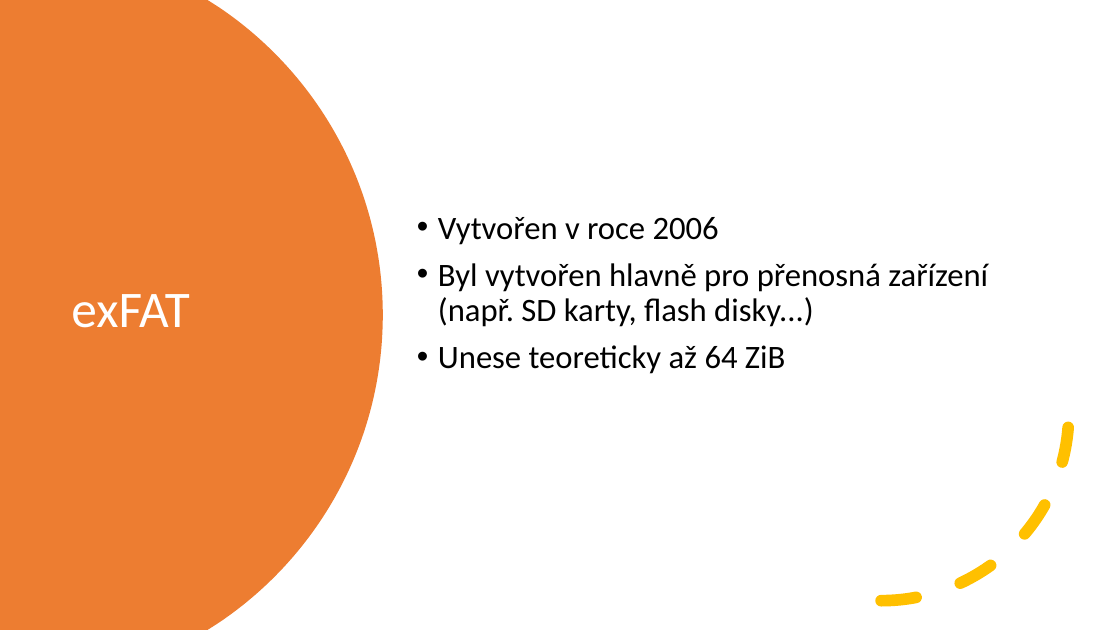
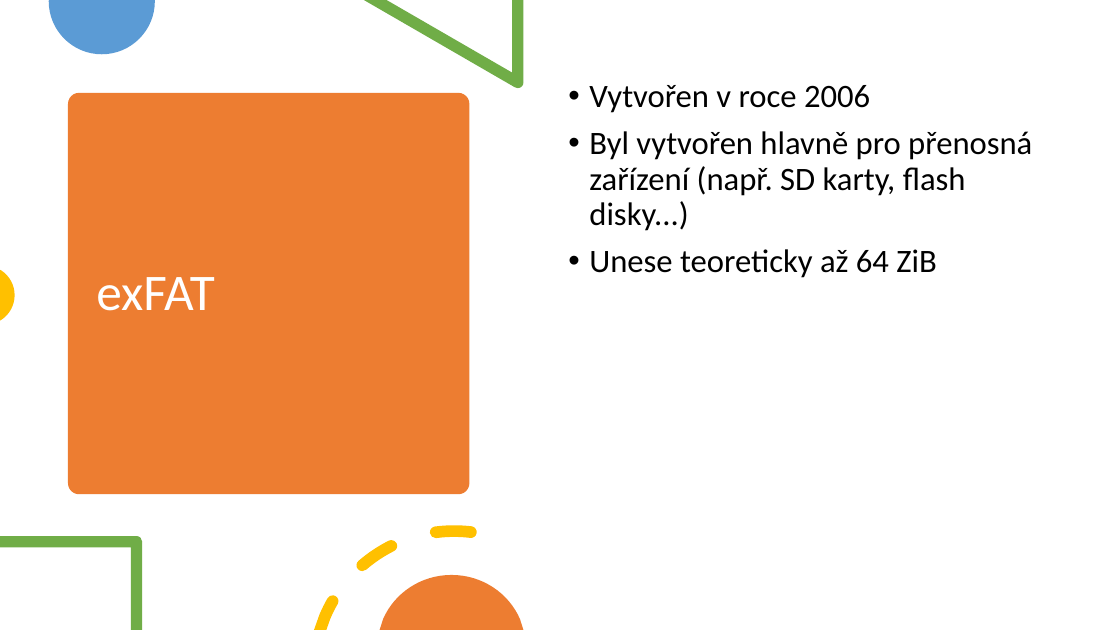
Before and after one commit to horvos/souborovesystemy, a slide deck: slide 6 of horvath.pptx. Drawn at 1120x630 pixels with LibreOffice and Linux fonts; fonts in the diff are those of the drawing. Boxes give left, top, right and bottom in pixels: in the first picture for what was removed or moved away, otherwise in the second. Text is boxed around its words. In the diff, an @@ line names an element or a change of style, - is before the commit and + after.

```diff
--- a/horvath.pptx
+++ b/horvath.pptx
@@ freeform shape removed at [0,0,383,630] @@
@@ freeform shape added at [49,0,155,55], fill #5B9BD5 @@
@@ freeform shape added at [364,0,523,88], fill #70AD47 @@
@@ text "Vytvořen v roce 2006": place and size @@
-text "Vytvořen v roce 2006" at [438,217,988,374]
+text "Vytvořen v roce 2006" at [589,85,1032,278]
@@ text "Vytvořen v roce 2006" at [589,85,1032,278]: vertical alignment middle to top @@
@@ rounded rectangle added at [68,93,470,495], fill #ED7D31 @@
@@ title "exFAT": place and size @@
-title "exFAT" at [71,294,189,328]
+title "exFAT" at [96,277,214,311]
@@ arc (boxed as its full ellipse) removed at [694,226,1070,602] @@
@@ freeform shape added at [0,270,14,320], fill #FFC000 @@
@@ freeform shape added at [0,536,142,630], fill #70AD47 @@
@@ freeform shape added at [314,525,477,630], fill #FFC000 @@
@@ freeform shape added at [380,575,523,630], fill #ED7D31 @@
```
Also in this commit, not shown: 3 other slides changed, 2 slides added.
